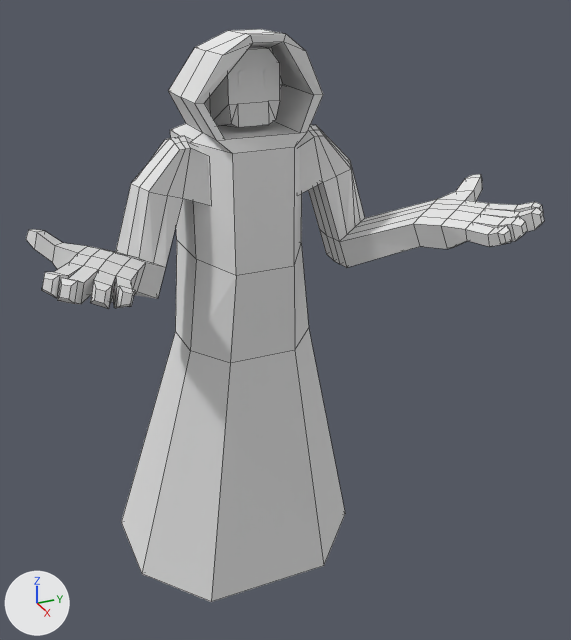
A saved change to the Blender file KeySac/Assets/Trader.blend.
Before and after are seen from a camera (50 mm lens) standing at (12.45, -4.86, 3.7) and looking at (0.62, 0.46, -2.22). The axes (+X, +Y, +Z) are drawn at lower left. The lights are the same throughout. Mesh edges are drawn as thin lines on the coarser meshes.
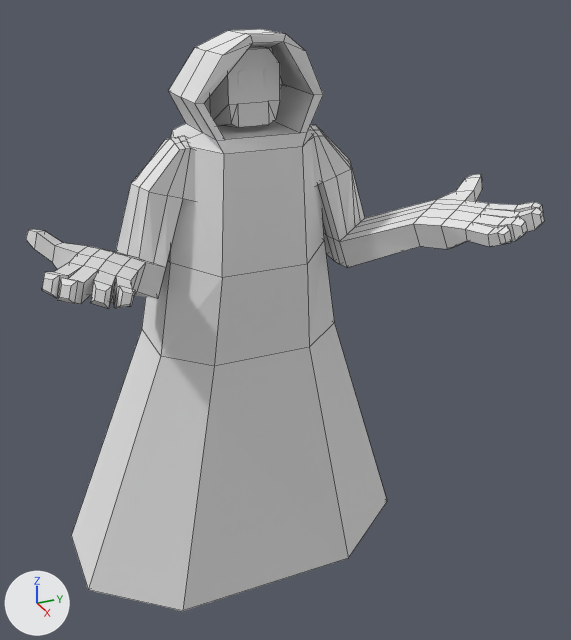
Commit message: Trader scene made purdy

Changed parts and their boxes (x1, y1, x2, y2) in the pictures (571 x 640 px; the box of a moved part takes in the faces that stretch with it):
'Cube', reshaped (41% wider)
    before: (121, 29, 345, 602)
    after: (71, 29, 387, 611)
part 1 of me_cube, moved or reshaped
    before: (121, 125, 345, 602)
    after: (71, 125, 387, 611)

Diff of the bpy script that builds the scene:
```diff
--- a/KeySac/Assets/Trader.blend.py
+++ b/KeySac/Assets/Trader.blend.py
@@ me_cube @@
 me_cube.from_pydata(...)  # 60 vertices, 58 faces; spans x -2.08..0.97, y -2.36..2.36, z -8.01..2.67
 # used by ob_cube; location = (0.0, 0.0, 0.0)
-me_cube.vertices[0].co = (0.82, 0.53, -1.14)  # pixel (294, 266)
-me_cube.vertices[1].co = (0.82, -0.53, -1.14)  # pixel (236, 275)
-me_cube.vertices[2].co = (-1.0, -1.0, -1.0)  # pixel (176, 239)
-me_cube.vertices[3].co = (-1.0, 1.0, -1.0)
-me_cube.vertices[4].co = (0.82, 0.53, 0.92)  # pixel (294, 147)
-me_cube.vertices[5].co = (0.82, -0.53, 0.92)  # pixel (232, 153)
-me_cube.vertices[6].co = (-1.0, -1.0, 1.0)  # pixel (170, 129)
-me_cube.vertices[7].co = (-1.0, 1.0, 1.0)
-me_cube.vertices[36].co = (0.12, 1.0, -1.0)  # pixel (301, 243)
-me_cube.vertices[37].co = (0.12, -1.0, -1.0)  # pixel (196, 259)
-me_cube.vertices[38].co = (0.12, 1.0, 1.0)
-me_cube.vertices[39].co = (0.12, -1.0, 1.0)  # pixel (190, 142)
-me_cube.vertices[48].co = (0.65, 0.63, -2.84)  # pixel (294, 350)
-me_cube.vertices[49].co = (0.65, -0.63, -2.84)  # pixel (230, 363)
-me_cube.vertices[50].co = (-0.81, -1.19, -2.74)  # pixel (175, 331)
-me_cube.vertices[51].co = (-0.81, 1.19, -2.74)
-me_cube.vertices[52].co = (0.1, 1.19, -2.74)  # pixel (308, 327)
-me_cube.vertices[53].co = (0.1, -1.19, -2.74)  # pixel (190, 350)
-me_cube.vertices[54].co = (0.82, 1.26, -8.01)  # pixel (323, 565)
-me_cube.vertices[55].co = (0.82, -1.26, -8.01)  # pixel (211, 601)
-me_cube.vertices[56].co = (-2.08, -2.36, -7.79)  # pixel (121, 522)
-me_cube.vertices[57].co = (-2.08, 2.36, -7.79)
-me_cube.vertices[58].co = (-0.28, 2.36, -7.79)  # pixel (345, 513)
-me_cube.vertices[59].co = (-0.28, -2.36, -7.79)  # pixel (141, 573)
+# me_cube part 1
+me_cube.vertices[0].co = (0.82, 0.78, -1.14)  # pixel (307, 264)
+me_cube.vertices[1].co = (0.82, -0.78, -1.14)  # pixel (222, 277)
+me_cube.vertices[2].co = (-1.0, -1.46, -1.0)
+me_cube.vertices[3].co = (-1.0, 1.47, -1.0)
+me_cube.vertices[4].co = (0.82, 0.68, 0.92)  # pixel (302, 146)
+me_cube.vertices[5].co = (0.82, -0.68, 0.92)  # pixel (224, 154)
+me_cube.vertices[6].co = (-1.0, -0.96, 1.0)  # pixel (172, 129)
+me_cube.vertices[7].co = (-1.0, 0.96, 1.0)
+me_cube.vertices[36].co = (0.12, 1.47, -1.0)  # pixel (324, 240)
+me_cube.vertices[37].co = (0.12, -1.46, -1.0)  # pixel (170, 262)
+me_cube.vertices[38].co = (0.12, 1.26, 1.0)
+me_cube.vertices[39].co = (0.12, -1.26, 1.0)
+me_cube.vertices[48].co = (0.65, 0.93, -2.84)  # pixel (309, 347)
+me_cube.vertices[49].co = (0.65, -0.93, -2.84)  # pixel (214, 366)
+me_cube.vertices[50].co = (-1.17, -1.74, -2.74)  # pixel (141, 328)
+me_cube.vertices[51].co = (-1.17, 1.74, -2.74)
+me_cube.vertices[52].co = (0.1, 1.74, -2.74)  # pixel (334, 322)
+me_cube.vertices[53].co = (0.1, -1.74, -2.74)  # pixel (160, 356)
+me_cube.vertices[54].co = (0.82, 1.85, -8.01)  # pixel (348, 558)
+me_cube.vertices[55].co = (0.82, -1.85, -8.01)  # pixel (182, 610)
+me_cube.vertices[56].co = (-2.08, -3.46, -7.79)  # pixel (71, 535)
+me_cube.vertices[57].co = (-2.08, 3.46, -7.79)
+me_cube.vertices[58].co = (-0.28, 3.46, -7.79)  # pixel (387, 501)
+me_cube.vertices[59].co = (-0.28, -3.46, -7.79)  # pixel (88, 589)
 me_cube.materials.append(mat_material)
```
